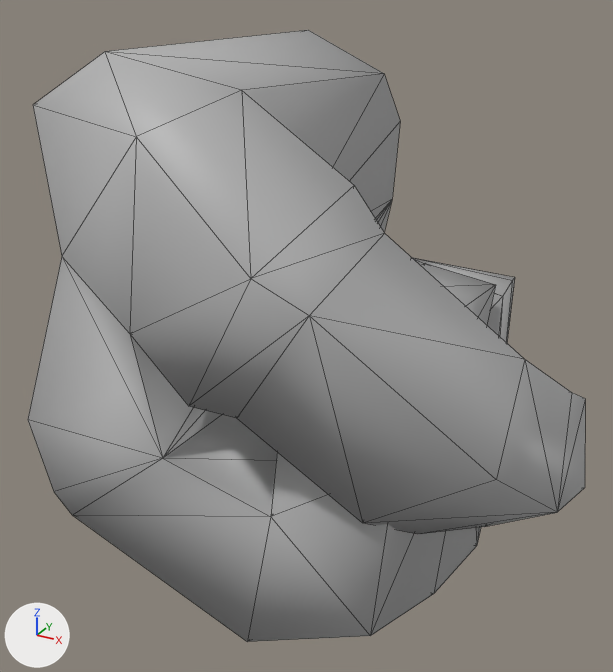
Two versions of the glTF model src/assets/player-mech/arms/a_std/r_hand.glb, one commit apart.
Before and after are seen from a camera (50 mm lens) standing at (0.192, -0.34, 0.038) and looking at (0.013, -0.014, -0.125). The axes (+X, +Y, +Z) are drawn at lower left. The lights are the same throughout. The older version comes first. Mesh edges are drawn as thin lines. Vertices at exactly the same position are counted once.

Names of what the first picture shows: 'r_hand'.
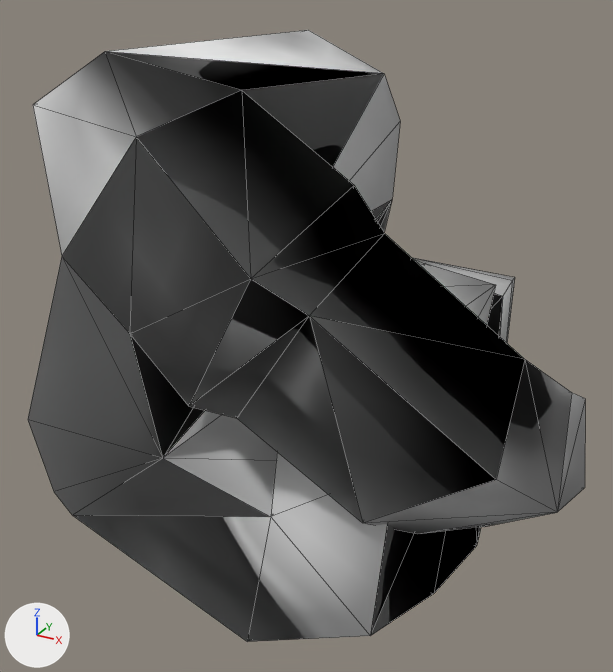
The edits, one by one:
Material 'sub' (mat_sub) is new.
Uses the picture img_image_0.
Uses the picture img_image_1.
me_mesh_0 has 83 vertices, 162 faces and spans x -0.093..0.147, y -0.13..0.121, z -0.251..0.008.
me_mesh_0 is used by ob_r_hand; location (0.0, 0.0, 0.0).
me_mesh_0 part 1: 162 kept faces spanning x -0.093..0.147, y -0.13..0.121, z -0.251..0.008 get new texture (UV) coordinates.
me_mesh_0 part 2: 10 faces spanning x -0.093..0.057, y -0.13..0.116, z -0.111..0.008 switch from mat_joint to mat_sub.

Changed parts and their boxes [x1, y1, x2, y2] in the pictures (613 x 672 px):
part 1 of me_mesh_0, surface changed (darker)
    both: [28, 30, 585, 642]
part 2 of me_mesh_0, recoloured (grey to black)
    both: [33, 51, 384, 406]
